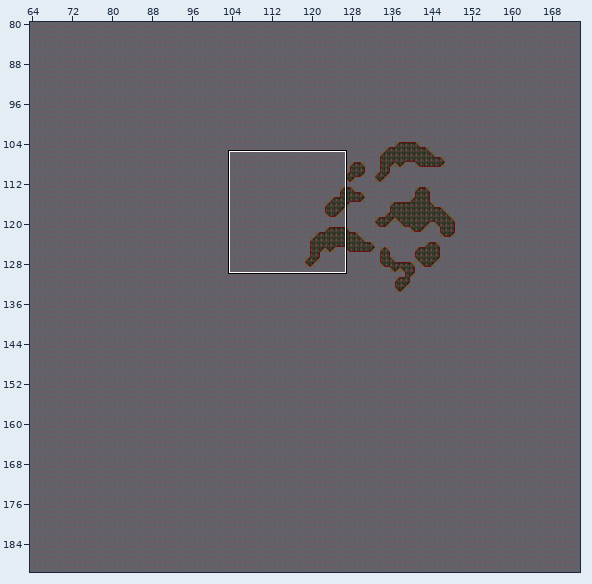
Level history. Tiled map: Assets/Data/Tiled/map_world.tmx. Above, an overview of the earlier version with the close-up marked.
Close-up. The starting point:
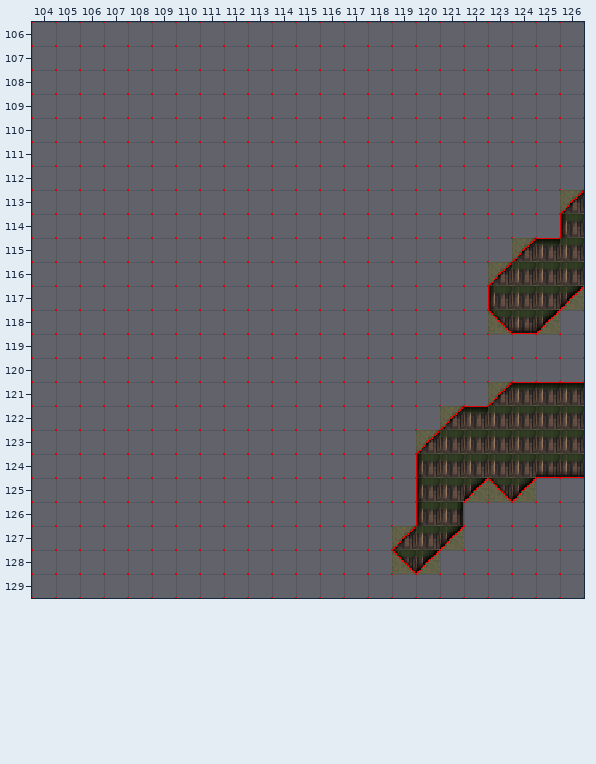
Cells are 16x16 px. Shown: x 104..126, y 106..129. The commit also changed other parts of the map, which this record leaves out.
And afterwards:
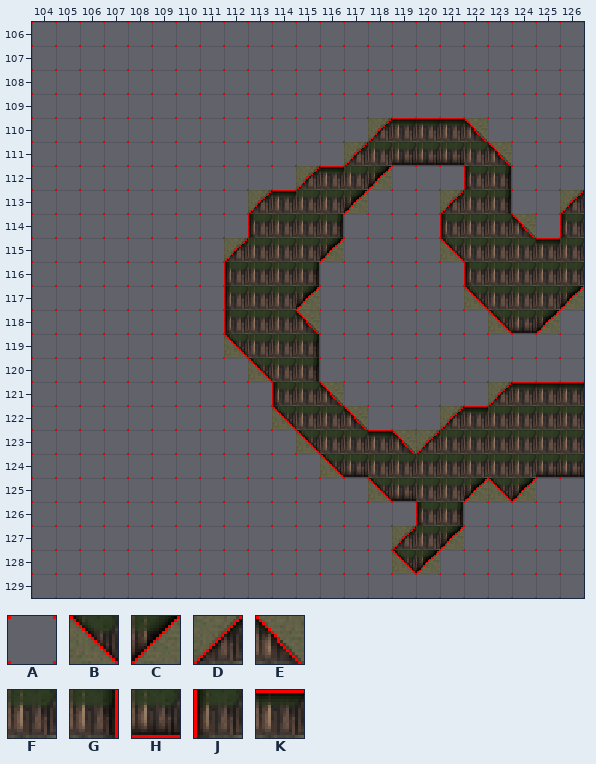
Key: from "tileset": A 0, B 1, C 2, D 3, E 4, F 5, G 6, H 7, J 8, K 9.
_ is an empty cell.
Difference:
{"where": "layer \"Tile Layer 1\""}
{"y":110,"x":118,"old":"AAAAA","new":"DKKKE"}
{"y":111,"x":117,"old":"AAAAAAA","new":"DFHHHFE"}
{"y":112,"x":115,"old":"AAAA","new":"DKFC"}
{"y":112,"x":122,"old":"AA","new":"JG"}
{"y":113,"x":113,"old":"AAAAA","new":"DKFFC"}
{"y":113,"x":121,"old":"AAA","new":"DFG"}
{"y":114,"x":113,"old":"AAAA","new":"JFFG"}
{"y":114,"x":121,"old":"AAAA","new":"JFFE"}
{"y":115,"x":112,"old":"AAAAA","new":"DFFFC"}
{"y":115,"x":121,"old":"AAAD","new":"BFFF"}
{"y":116,"x":112,"old":"AAAA","new":"JFFG"}
{"y":116,"x":122,"old":"AD","new":"JF"}
{"y":117,"x":112,"old":"AAAA","new":"JFFC"}
{"y":117,"x":122,"old":"AJ","new":"BF"}
{"y":118,"x":112,"old":"AAAA","new":"JFFE"}
{"y":119,"x":112,"old":"AAAA","new":"BFFG"}
{"y":120,"x":113,"old":"AAA","new":"BFG"}
{"y":121,"x":114,"old":"AAA","new":"JFE"}
{"y":122,"x":114,"old":"AAAA","new":"BFFE"}
{"y":123,"x":115,"old":"AAAAA","new":"BFFKE"}
{"y":124,"x":116,"old":"AAAAJ","new":"BHFFF"}
{"y":125,"x":118,"old":"AAJ","new":"BHF"}
{"label":"changed","picture_box":[224,118,536,502]}
